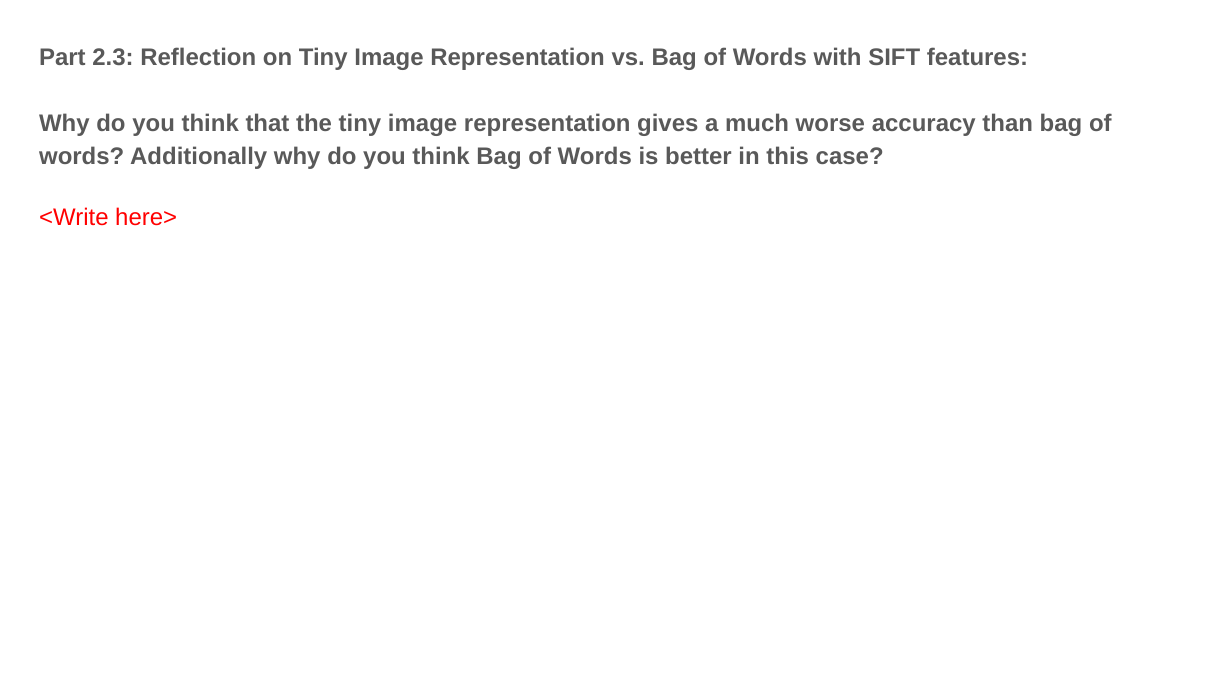
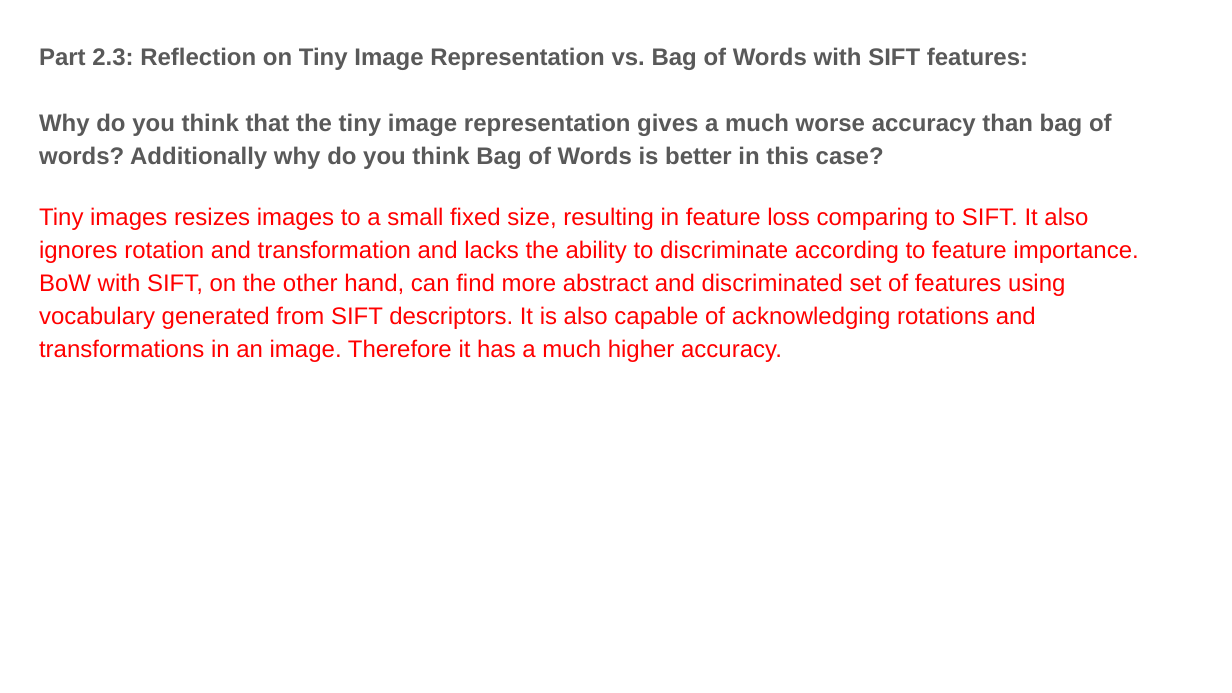
Before and after one commit to dixkheads/computer-vision-homework, a slide deck: slide 7 of hw/ps3/proj3_template.pptx. Drawn at 1232x693 pixels with LibreOffice and Linux fonts; fonts in the diff are those of the drawing. Boxes give left, top, right and bottom in pixels: in the first picture for what was removed or moved away, otherwise in the second. Text is boxed around its words. In the diff, an @@ line names an element or a change of style, - is before the commit and + after.

```diff
--- a/hw/ps3/proj3_template.pptx
+++ b/hw/ps3/proj3_template.pptx
@@ text at (39, 207, 1138, 362): text changed @@
-<Write here>
+Tiny images resizes images to a small fixed size, resulting in feature loss comparing to SIFT. It also ignores rotation and transformation and lacks the ability to discriminate according to feature importance. BoW with SIFT, on the other hand, can find more abstract and discriminated set of features using vocabulary generated from SIFT descriptors. It is also capable of acknowledging rotations and transformations in an image. Therefore it has a much higher accuracy.
```
Also in this commit, not shown: 7 other slides changed, 4 other files.
